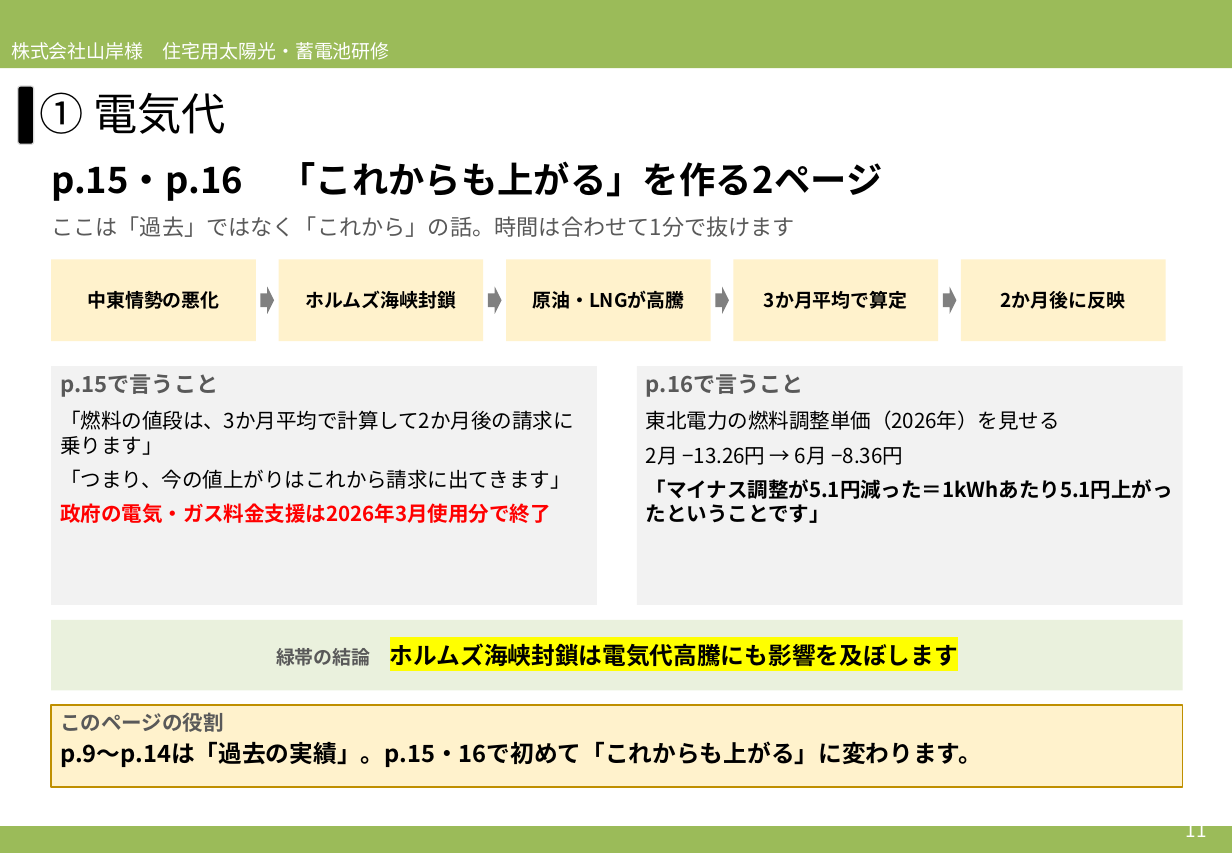
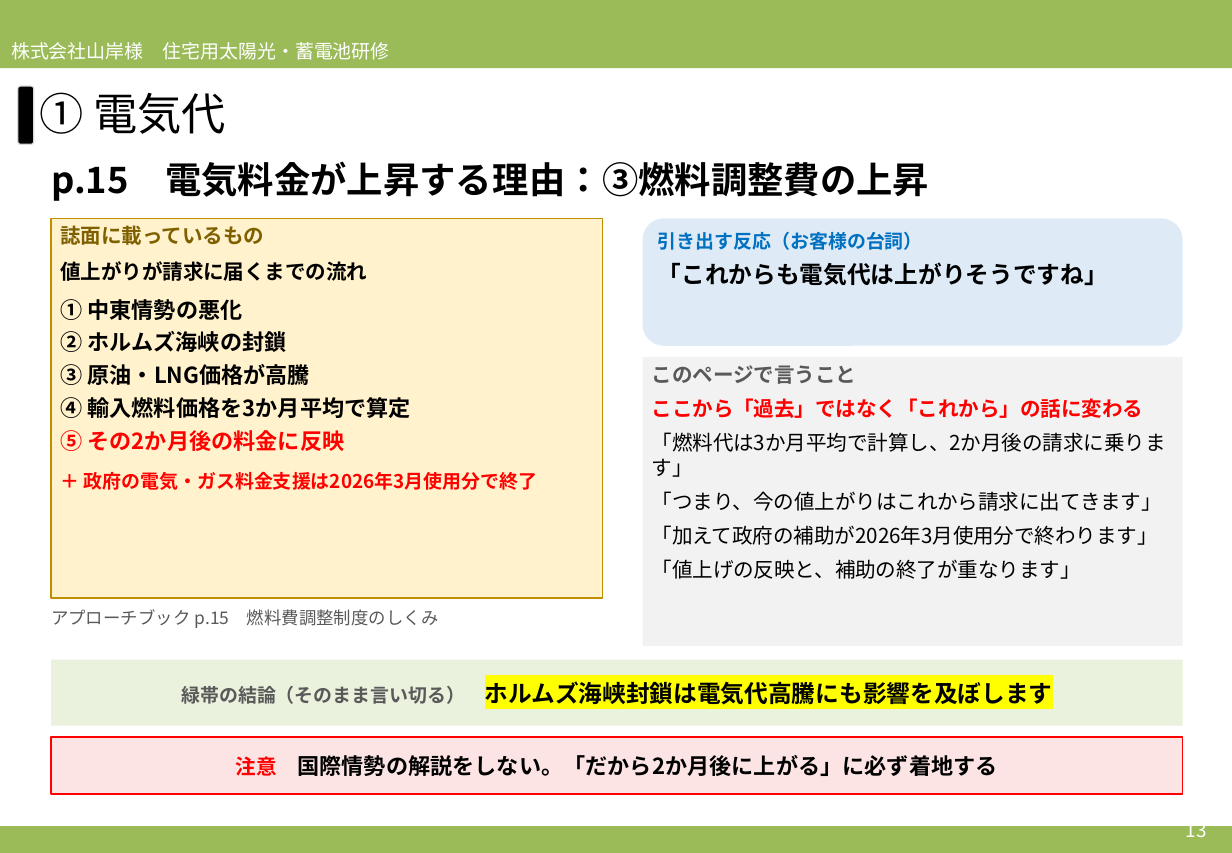
Before and after one commit to soshiro-iki-sys/-, a slide deck: slide 13 of slides/2026営業研修_必要性訴求パート_アプローチブックの伝え方.pptx (slide 11 before the commit). Drawn at 1232x853 pixels with LibreOffice and Linux fonts; fonts in the diff are those of the drawing. Boxes give left, top, right and bottom in pixels: in the first picture for what was removed or moved away, otherwise in the second. Text is boxed around its words. In the diff, an @@ line names an element or a change of style, - is before the commit and + after.

```diff
--- a/slides/2026営業研修_必要性訴求パート_アプローチブックの伝え方.pptx
+++ b/slides/2026営業研修_必要性訴求パート_アプローチブックの伝え方.pptx
@@ text at [51,161,929,201]: text changed @@
-p.15・p.16 「これからも上がる」を作る2ページ
+p.15 電気料金が上昇する理由：③燃料調整費の上昇
@@ rectangle "誌面に載っているもの": place and size @@
-rectangle "誌面に載っているもの" at [51,366,597,605]
+rectangle "誌面に載っているもの" at [51,218,603,598]
@@ rectangle "誌面に載っているもの" at [51,218,603,598]: fill #F2F2F2 to #FFF2CC; outline none to #BF8F00 1 pt @@
@@ text removed at [51,216,795,237] @@
-ここは「過去」ではなく「これから」の話。時間は合わせて1分で抜けます
@@ text in rectangle at [60,225,537,490]: text changed; size 13 to 14 pt; bold on @@
-p.15で言うこと
-「燃料の値段は、3か月平均で計算して2か月後の請求に乗ります」
-「つまり、今の値上がりはこれから請求に出てきます」
-政府の電気・ガス料金支援は2026年3月使用分で終了
+誌面に載っているもの
+値上がりが請求に届くまでの流れ
+① 中東情勢の悪化
+② ホルムズ海峡の封鎖
+③ 原油・LNG価格が高騰
+④ 輸入燃料価格を3か月平均で算定
+⑤ その2か月後の料金に反映
+＋ 政府の電気・ガス料金支援は2026年3月使用分で終了
@@ rounded rectangle added at [643,218,1183,346], fill #DEEBF7, 15 pt, text #000000, bold @@
+引き出す反応（お客様の台詞）
+「これからも電気代は上がりそうですね」
@@ rectangle removed at [51,259,256,341] @@
-中東情勢の悪化
@@ rectangle removed at [279,259,483,341] @@
-ホルムズ海峡封鎖
@@ rectangle removed at [506,259,711,341] @@
-原油・LNGが高騰
@@ rectangle removed at [734,259,939,341] @@
-3か月平均で算定
@@ rectangle removed at [961,259,1166,341] @@
-2か月後に反映
@@ right arrow removed at [261,287,274,314] @@
@@ right arrow removed at [488,287,502,314] @@
@@ right arrow removed at [716,287,729,314] @@
@@ right arrow removed at [943,287,957,314] @@
@@ rectangle added at [643,357,1183,646], fill #F2F2F2, 13 pt, text #000000 @@
+このページで言うこと
+ここから「過去」ではなく「これから」の話に変わる
+「燃料代は3か月平均で計算し、2か月後の請求に乗ります」
+「つまり、今の値上がりはこれから請求に出てきます」
+「加えて政府の補助が2026年3月使用分で終わります」
+「値上げの反映と、補助の終了が重なります」
@@ rectangle removed at [637,366,1183,605] @@
-p.16で言うこと
-東北電力の燃料調整単価（2026年）を見せる
-2月 −13.26円 → 6月 −8.36円
-「マイナス調整が5.1円減った＝1kWhあたり5.1円上がったということです」
@@ text added at [51,609,439,628], 11 pt, text #595959 @@
+アプローチブック p.15 燃料費調整制度のしくみ
@@ rectangle "緑帯の結論（そのまま言い切る） ホルムズ海峡封鎖は電気代高騰にも影響を及ぼします": place and size @@
-rectangle "緑帯の結論（そのまま言い切る） ホルムズ海峡封鎖は電気代高騰にも影響を及ぼします" at [51,620,1183,691]
+rectangle "緑帯の結論（そのまま言い切る） ホルムズ海峡封鎖は電気代高騰にも影響を及ぼします" at [51,660,1183,726]
@@ text in rectangle at [181,681,1053,705]: text changed @@
-緑帯の結論 ホルムズ海峡封鎖は電気代高騰にも影響を及ぼします
+緑帯の結論（そのまま言い切る） ホルムズ海峡封鎖は電気代高騰にも影響を及ぼします
@@ rectangle removed at [51,705,1183,787] @@
-このページの役割
-p.9〜p.14は「過去の実績」。p.15・16で初めて「これからも上がる」に変わります。
@@ rectangle added at [51,737,1183,794], fill #FCE4E4, outline #FF0000 1 pt, 14 pt, text #000000, bold @@
+注意 国際情勢の解説をしない。「だから2か月後に上がる」に必ず着地する
@@ text at [1186,818,1207,837]: text changed @@
-11
+13
```
Also in this commit, not shown: 18 other slides changed, 3 slides added, 2 other files.
